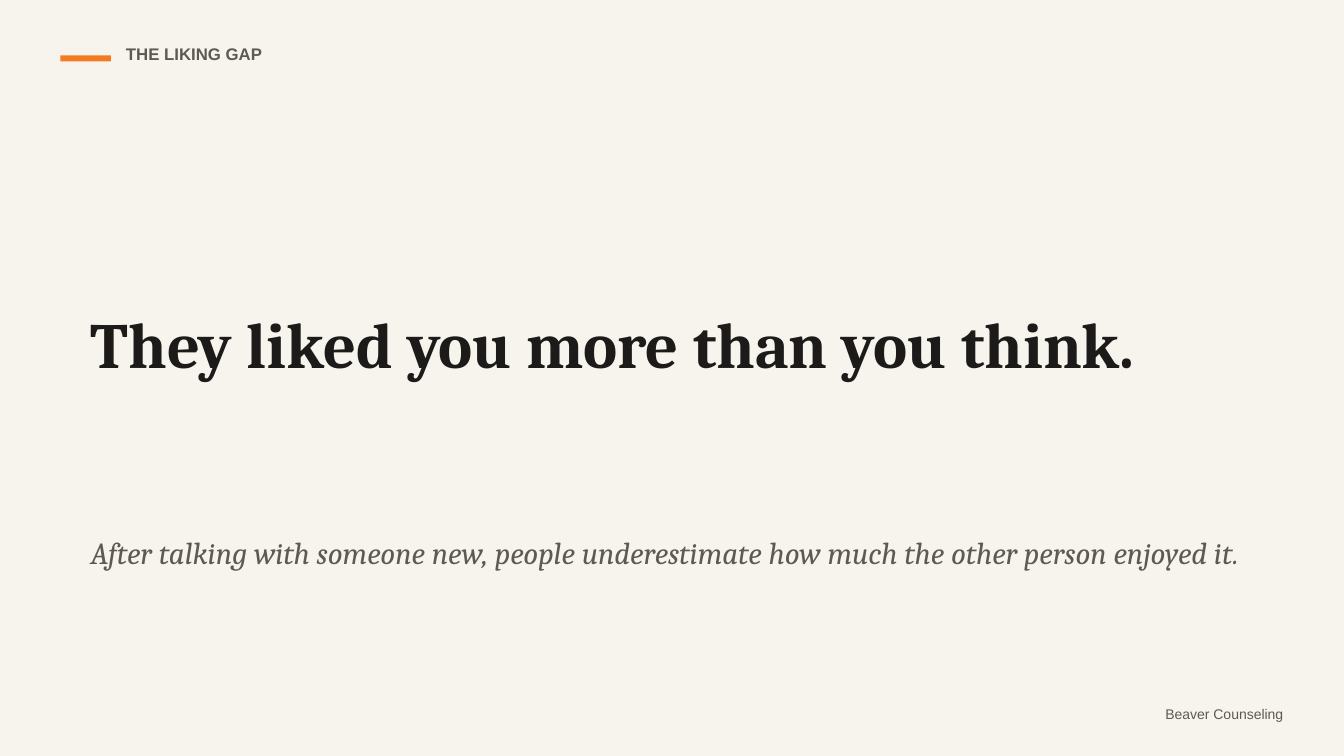
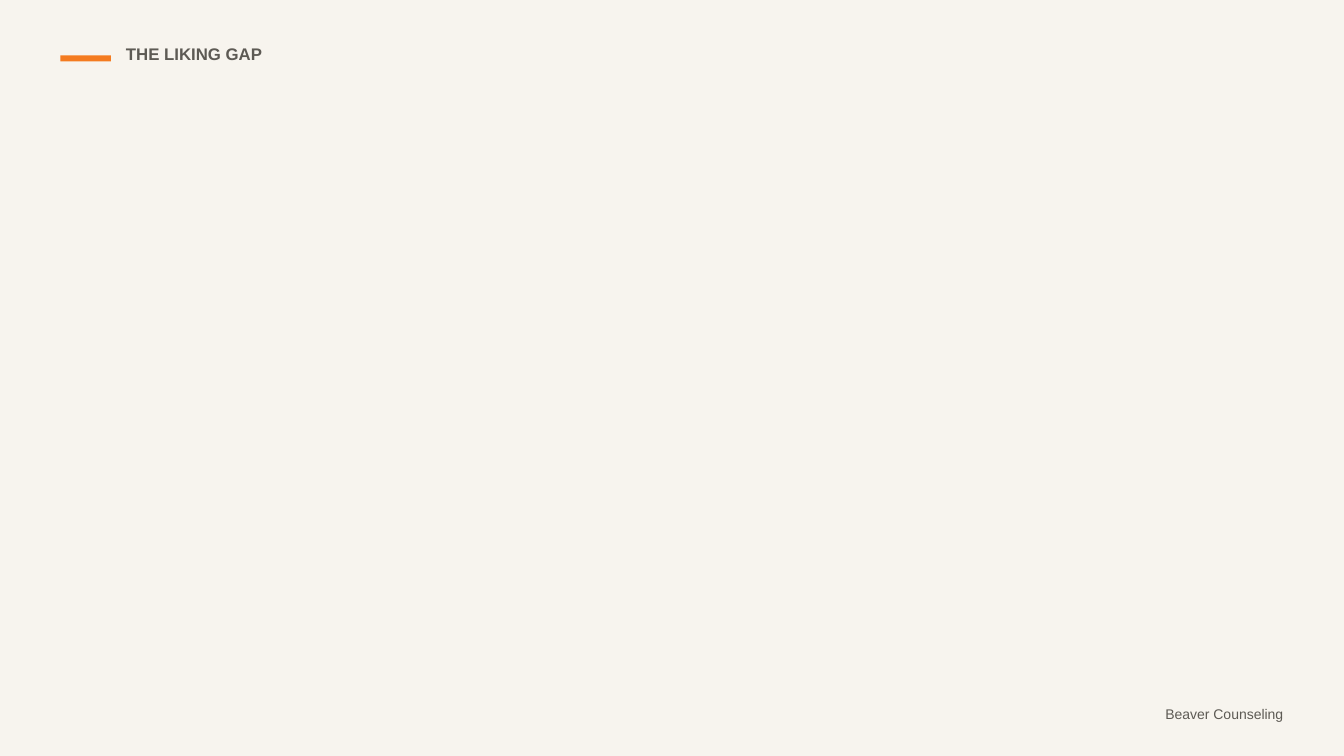
Before and after one commit to rmwtoolkit/bcds-toolkit, a slide deck: slide 14 of decks/finding-your-people-lesson-v2.pptx (slide 6 before the commit). Drawn at 1344x756 pixels with LibreOffice and Linux fonts; fonts in the diff are those of the drawing; background and template pictures are left out. Boxes give left, top, right and bottom in pixels: in the first picture for what was removed or moved away, otherwise in the second. Text is boxed around its words. In the diff, an @@ line names an element or a change of style, - is before the commit and + after.

```diff
--- a/decks/finding-your-people-lesson-v2.pptx
+++ b/decks/finding-your-people-lesson-v2.pptx
@@ text removed at [91, 323, 1134, 382] @@
-They liked you more than you think.
@@ text removed at [91, 542, 1239, 571] @@
-After talking with someone new, people underestimate how much the other person enjoyed it.
```
Also in this commit, not shown: 9 other slides changed, 16 slides added, 4 slides removed, 2 other files.
